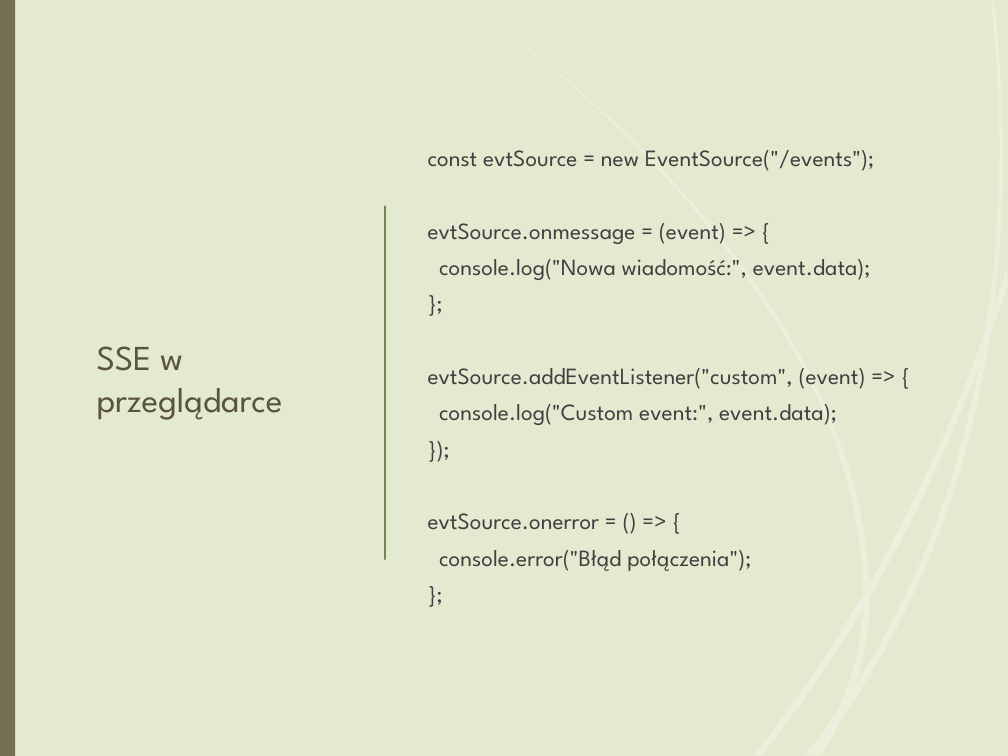
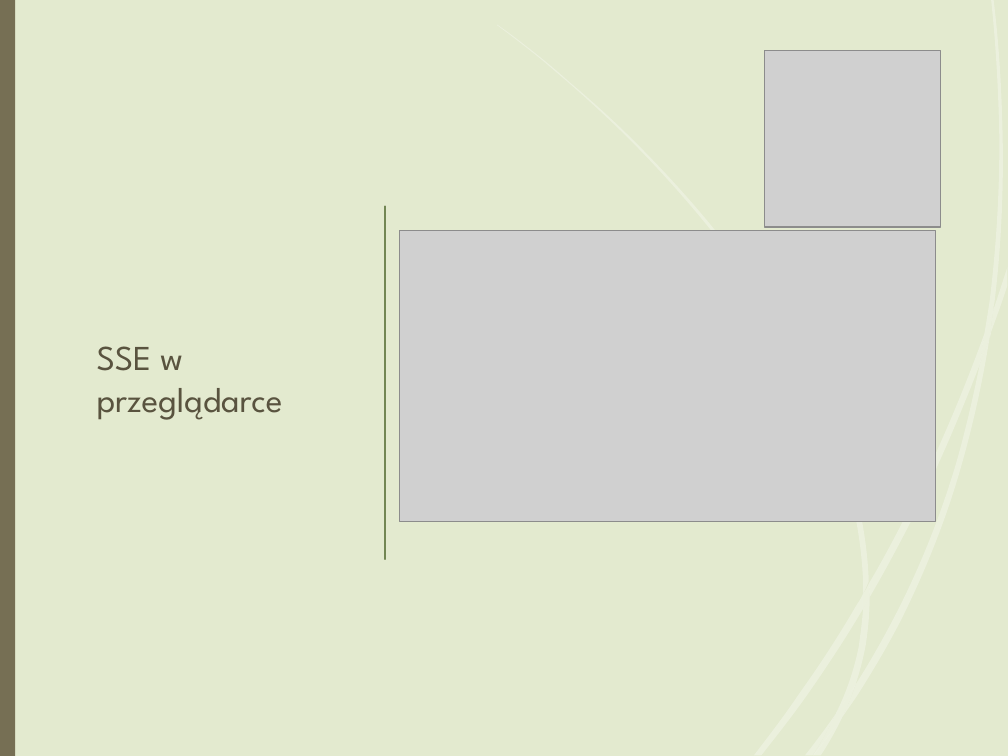
Before and after one commit to ArturLew/PyConPL2025, a slide deck: slide 14 of Nie tylko websocket/Nie tylko WebSocket.pptx. Drawn at 1008x756 pixels with LibreOffice and Linux fonts; fonts in the diff are those of the drawing; grey boxes stand for pictures. Boxes give left, top, right and bottom in pixels: in the first picture for what was removed or moved away, otherwise in the second. Text is boxed around its words. In the diff, an @@ line names an element or a change of style, - is before the commit and + after.

```diff
--- a/Nie tylko websocket/Nie tylko WebSocket.pptx
+++ b/Nie tylko websocket/Nie tylko WebSocket.pptx
@@ picture added at <box>765,50,941,227</box> @@
@@ text removed at <box>428,150,875,571</box> @@
-const evtSource = new EventSource("/events");
-evtSource.onmessage = (event) => {
-console.log("Nowa wiadomość:", event.data);
-};
-evtSource.addEventListener("custom", (event) => {
-console.log("Custom event:", event.data);
-});
-evtSource.onerror = () => {
-console.error("Błąd połączenia");
-};
@@ picture added at <box>399,231,935,522</box> @@
```
Also in this commit, not shown: 22 other slides changed, 1 slide added, 1 slide removed, 19 other files.
